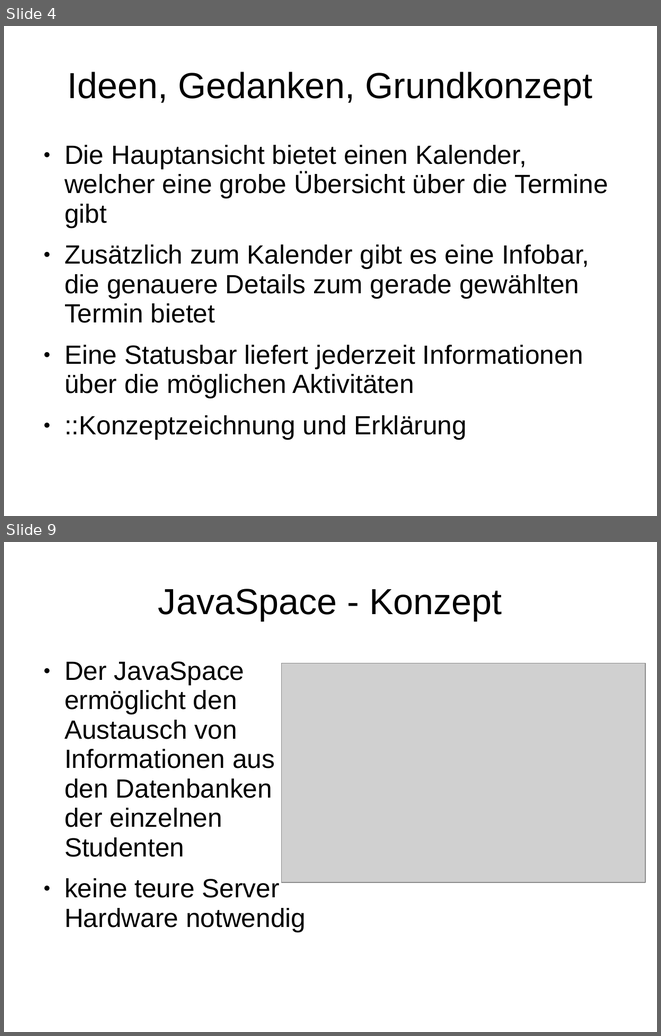
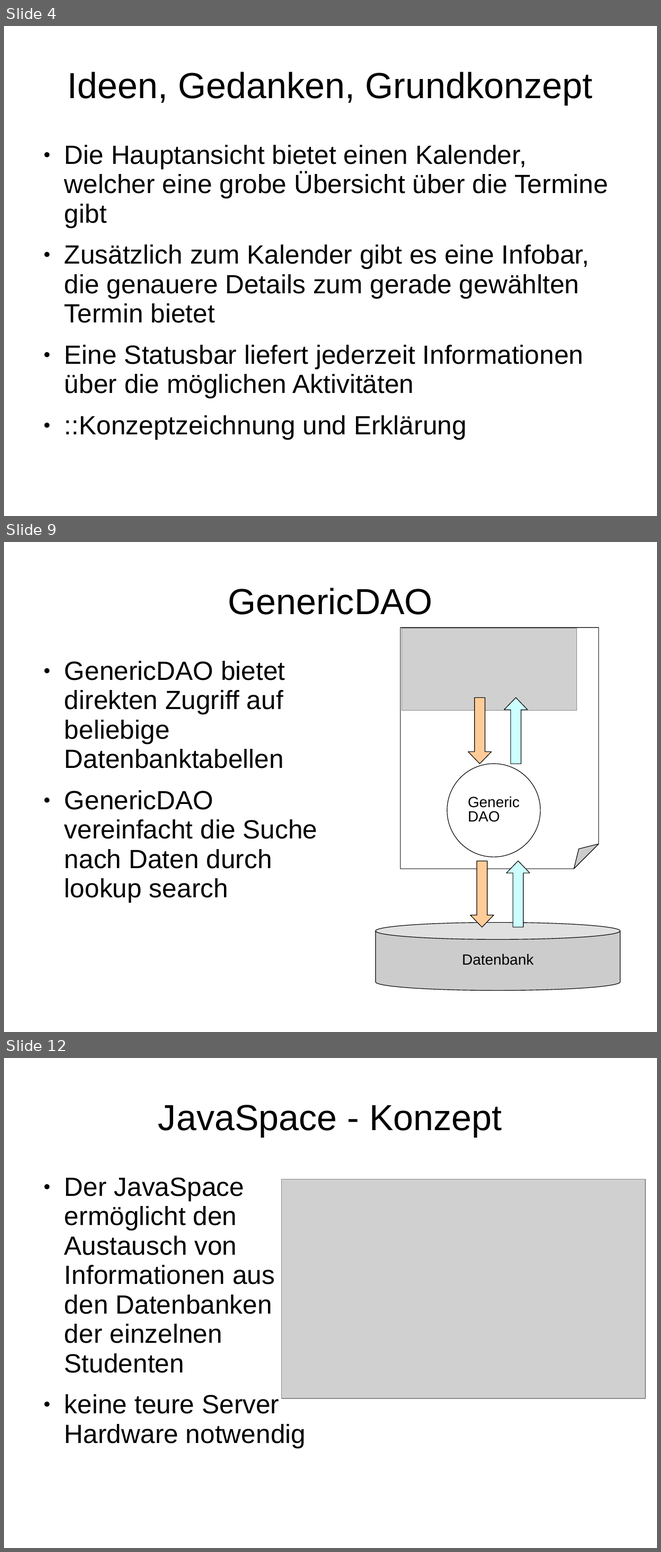
Before and after one commit to BackupTheBerlios/autopsi-svn, a slide deck: trunk/org/mr2/präsentation.ppt. Shown one above the other, each under a label of ours: slides 4 and 9 before the commit, slides 4, 9 and 12 after it; the slides between them are not shown. The pictures are 661x1036 and 661x1552 pixels, drawn with LibreOffice and Linux fonts; fonts in the diff are those of the drawing; grey boxes stand for pictures; background and template pictures are left out. Boxes give left, top, right and bottom in pixels: in the first picture for what was removed or moved away, otherwise in the second. Text is boxed around its words. In the diff, an @@ line names an element or a change of style, - is before the commit and + after.

```diff
--- a/trunk/org/mr2/präsentation.ppt
+++ b/trunk/org/mr2/präsentation.ppt
@@ slide 9 added at bbox=[4, 542, 657, 1032], background #FFFFFF @@
@@ title added at bbox=[228, 588, 433, 615], 44 pt, text #000000 @@
+GenericDAO
@@ folded corner added at bbox=[400, 627, 599, 868], fill #FFFFFF, outline #000000 0.74 pt @@
@@ picture added at bbox=[402, 628, 577, 711] @@
@@ text added at bbox=[64, 661, 318, 902], 32 pt, text #000000 @@
+● GenericDAO bietet direkten Zugriff auf beliebige Datenbanktabellen
+● GenericDAO vereinfacht die Suche nach Daten durch lookup search
@@ left arrow added at bbox=[468, 697, 492, 764], fill #FFCC99, outline #000000 0.74 pt @@
@@ left arrow added at bbox=[504, 697, 528, 764], fill #CCFFFF, outline #000000 0.74 pt @@
@@ ellipse added at bbox=[447, 764, 540, 857], fill #FFFFFF, outline #000000 0.74 pt, 18 pt, text #000000 @@
+GenericDAO
@@ left arrow added at bbox=[470, 861, 494, 927], fill #FFCC99, outline #000000 0.74 pt @@
@@ left arrow added at bbox=[507, 861, 530, 927], fill #CCFFFF, outline #000000 0.74 pt @@
@@ cylinder added at bbox=[376, 923, 620, 990], fill #CCCCCC, outline #000000 0.74 pt, 18 pt, text #000000 @@
+Datenbank
@@ what was slide 9 is now slide 12 @@
```
Also in this commit, not shown: 6 other slides added, 4 slides removed, 2 other files.
